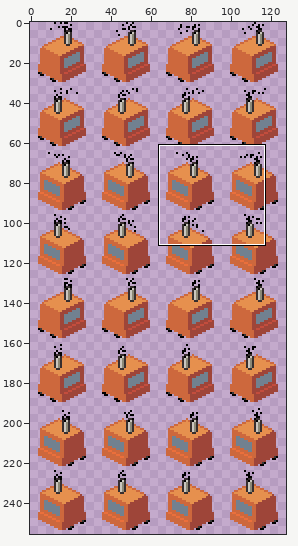
Edited in one commit: pixel-art file (assets/aseprite/train-sheet.aseprite). The first picture is a wide view before the edit; the outline marks the close-up.
Close-up. Before the edit:
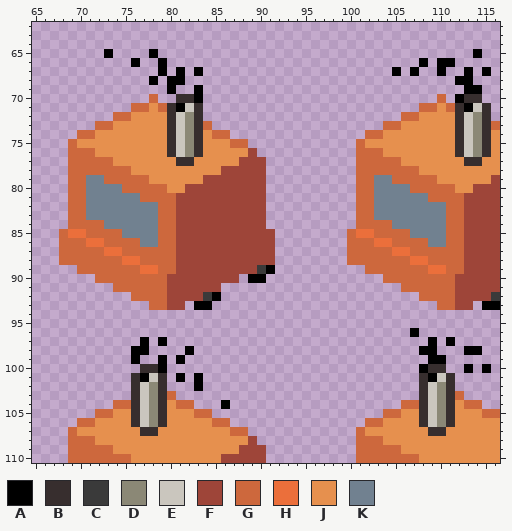
128x256 pixels, 1 frame. Shown: x 65..116, y 62..110. The commit also changed other parts of the picture, which this record leaves out.
Palette (. is transparent): A #000000  B #372e2e  C #3a3a3a  D #8b8876  E #cac6be  F #9e4539  G #cd683d  H #eb6f3b  J #e6904e  K #718190
After the commit:
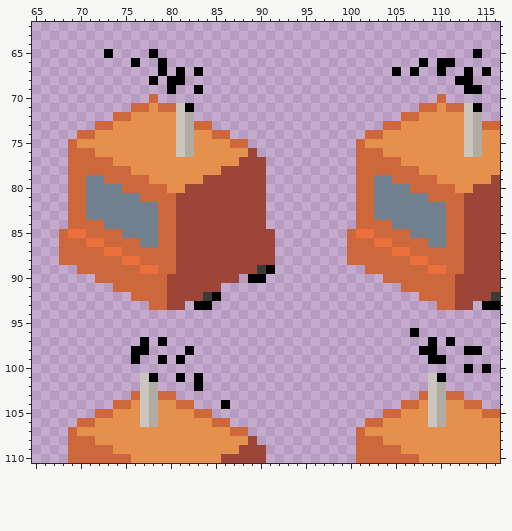
Edits made:
@@ palette @@
-D #8b8876
+D #b0aca5
@@ x 65..116 @@
  69 ...............A..A.............................AA..
- 70 .............G..BBA..........................G.ABB..
- 71 ...........GGJGBAEB........................GGJGBAEB.
- 72 .........GGJJJJBEDB......................GGJJJJBEDB.
- 73 .......GGJJJJJJBEDBG...................GGJJJJJJBEDBG
- 74 .....GGJJJJJJJJBEDBJGG...............GGJJJJJJJJBEDBJ
- 75 ....GJJJJJJJJJJBEDBJJJGG............GJJJJJJJJJJBEDBJ
- 76 ....GGGJJJJJJJJBEDBJJJJJF...........GGGJJJJJJJJBEDBJ
- 77 ....GGGGGJJJJJJJBBJJJJJFFF..........GGGGGJJJJJJJBBJJ
+ 70 .............G...............................G......
+ 71 ...........GGJGGEA.........................GGJGGEA..
+ 72 .........GGJJJJJED.......................GGJJJJJED..
+ 73 .......GGJJJJJJJEDGG...................GGJJJJJJJEDGG
+ 74 .....GGJJJJJJJJJEDJJGG...............GGJJJJJJJJJEDJJ
+ 75 ....GJJJJJJJJJJJEDJJJJGG............GJJJJJJJJJJJEDJJ
+ 76 ....GGGJJJJJJJJJEDJJJJJJF...........GGGJJJJJJJJJEDJJ
+ 77 ....GGGGGJJJJJJJJJJJJJJFFF..........GGGGGJJJJJJJJJJJ
  78 ....GGGGGGGJJJJJJJJJJFFFFF..........GGGGGGGJJJJJJJJJ
@@ x 65..116 @@
  99 ...........A..A.A...........................AA......
-100 ............BBA............................ABB..A.A.
-101 ...........BAEB.A.A........................BAEB.....
-102 ...........BEDB...A........................BEDB.....
-103 ...........BEDBG...........................BEDBG....
-104 .........GGBEDBJGG...A...................GGBEDBJGG..
-105 .......GGJJBEDBJJJGG...................GGJJBEDBJJJGG
-106 .....GGJJJJBEDBJJJJJGG...............GGJJJJBEDBJJJJJ
-107 ....GJJJJJJJBBJJJJJJJJGG............GJJJJJJJBBJJJJJJ
+100 ................................................A.A.
+101 ............EA..A.A.........................EA......
+102 ............ED....A.........................ED......
+103 ...........GEDGG...........................GEDGG....
+104 .........GGJEDJJGG...A...................GGJEDJJGG..
+105 .......GGJJJEDJJJJGG...................GGJJJEDJJJJGG
+106 .....GGJJJJJEDJJJJJJGG...............GGJJJJJEDJJJJJJ
+107 ....GJJJJJJJJJJJJJJJJJGG............GJJJJJJJJJJJJJJJ
 108 ....GGGJJJJJJJJJJJJJJJJJF...........GGGJJJJJJJJJJJJJ
